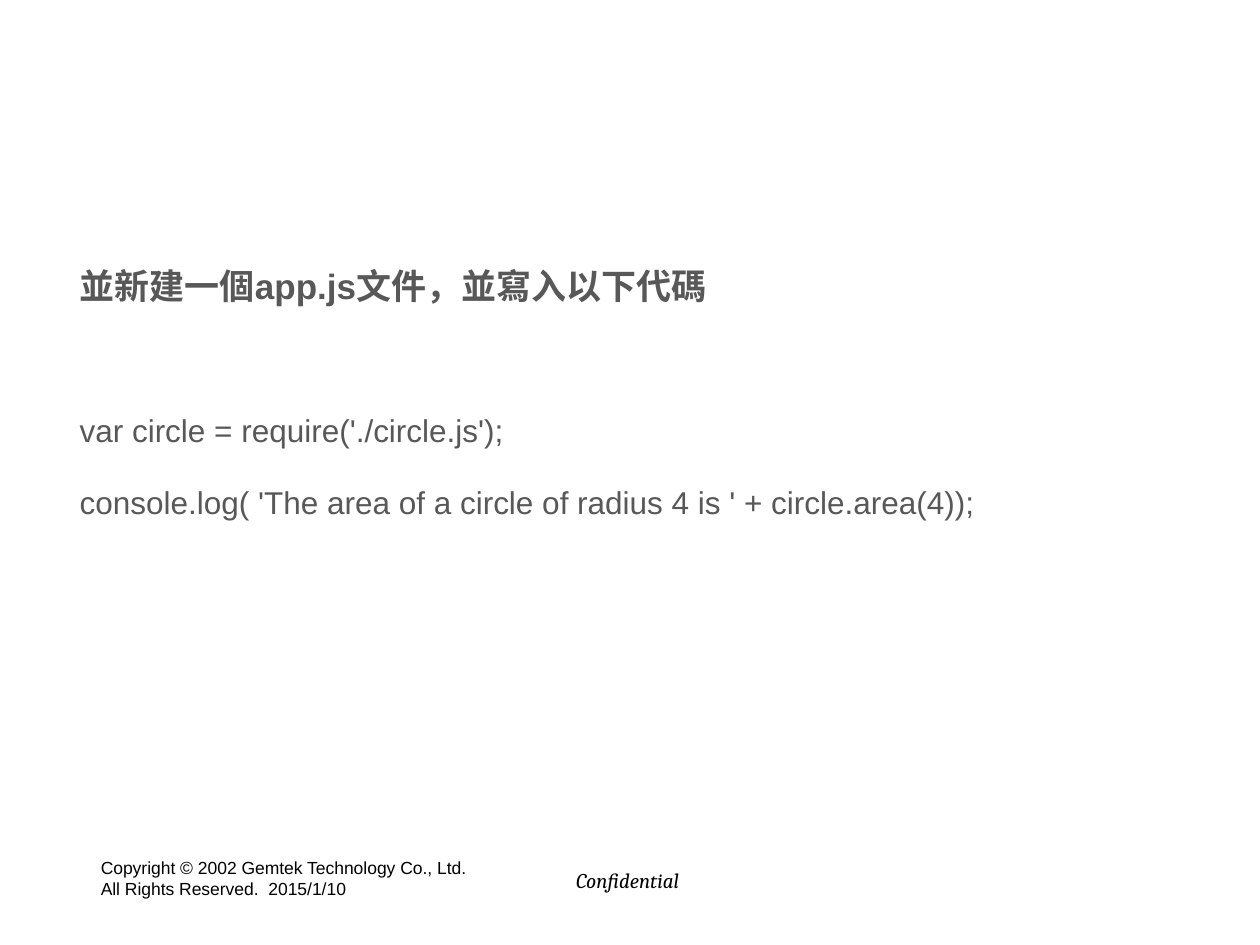
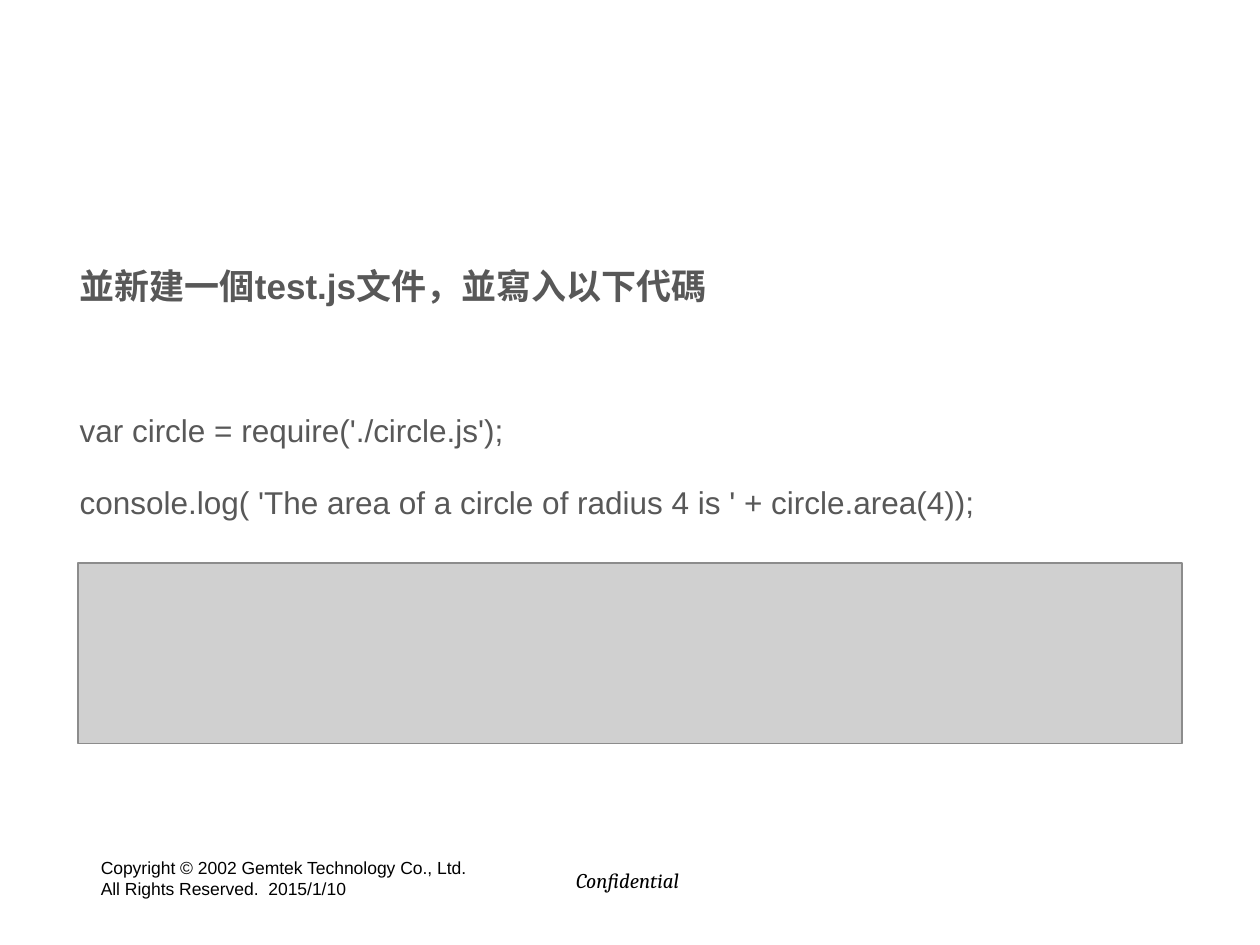
Before and after one commit to hyper570908/demo, a slide deck: slide 8 of doc/GIot_Session2.pptx (slide 13 before the commit). Drawn at 1260x945 pixels with LibreOffice and Linux fonts; fonts in the diff are those of the drawing; grey boxes stand for pictures; background and template pictures are left out. Boxes give left, top, right and bottom in pixels: in the first picture for what was removed or moved away, otherwise in the second. Text is boxed around its words. In the diff, an @@ line names an element or a change of style, - is before the commit and + after.

```diff
--- a/doc/GIot_Session2.pptx
+++ b/doc/GIot_Session2.pptx
@@ text at (80, 269, 707, 307): text changed @@
-並新建一個app.js文件，並寫入以下代碼
+並新建一個test.js文件，並寫入以下代碼
@@ picture added at (78, 563, 1182, 743) @@
```
Also in this commit, not shown: 31 other slides changed, 9 slides added, 11 slides removed.
